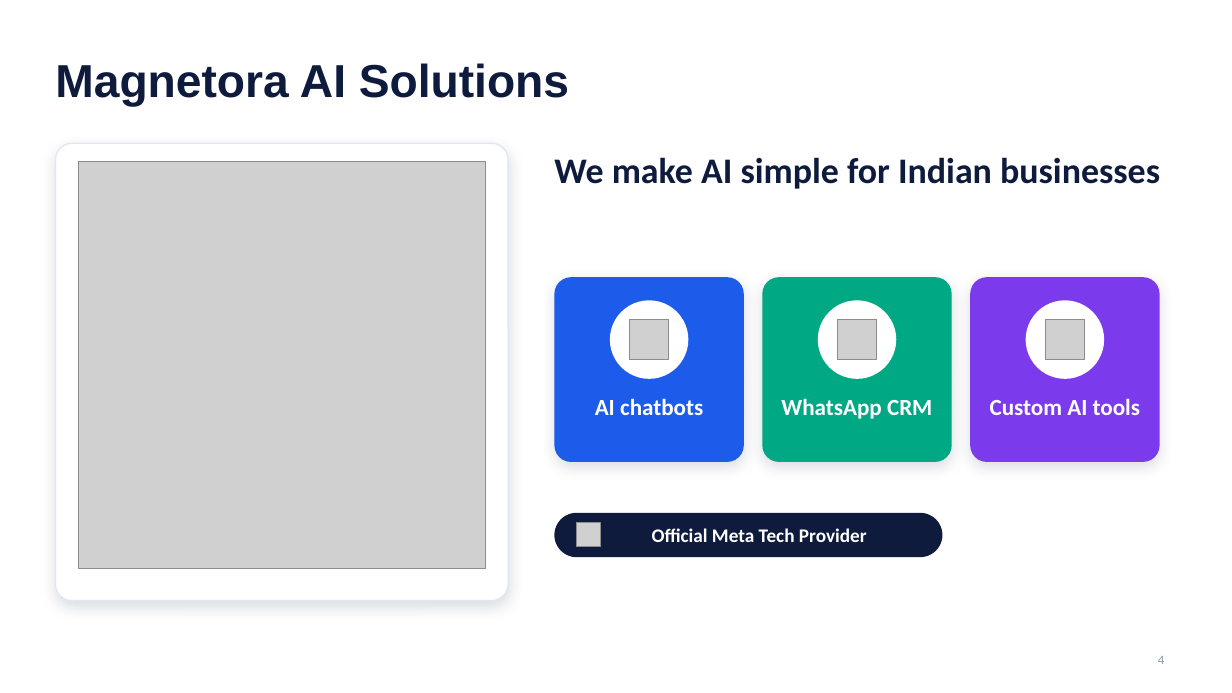
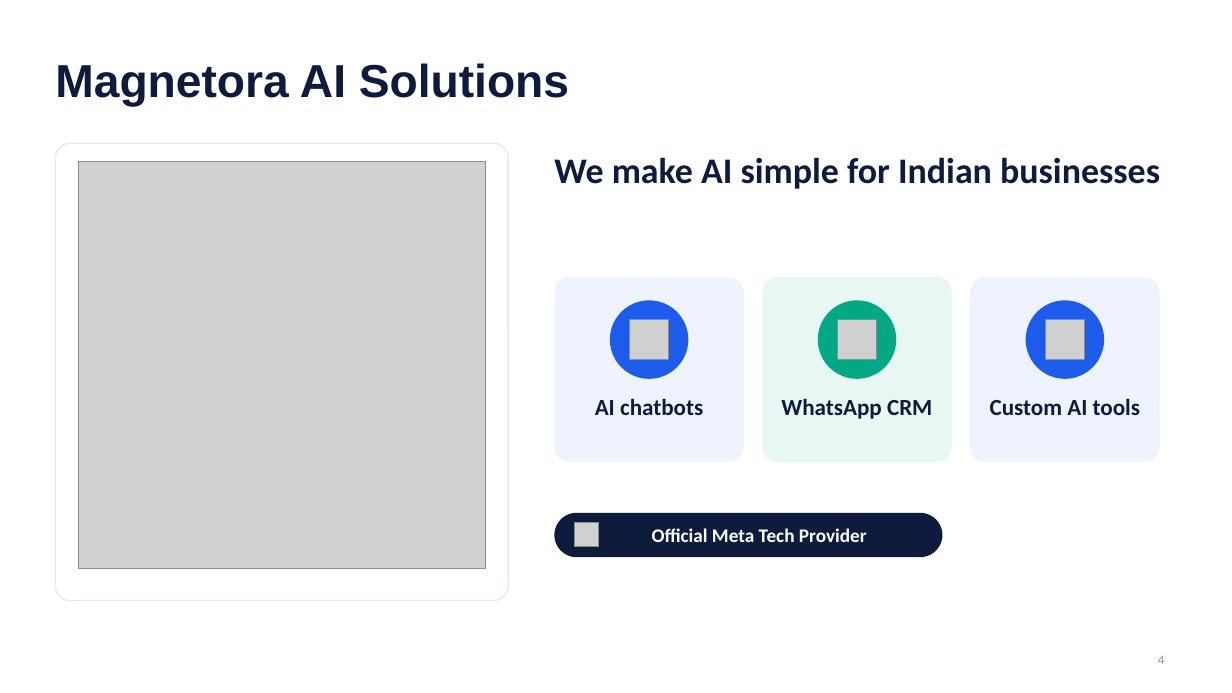
Before and after one commit to tejachennu/Marketing-CRM, a slide deck: slide 4 of docs/presentations/WAMA-CRM-Client-Presentation.pptx. Drawn at 1232x693 pixels with LibreOffice and Linux fonts; fonts in the diff are those of the drawing; grey boxes stand for pictures; background and template pictures are left out. Boxes give left, top, right and bottom in pixels: in the first picture for what was removed or moved away, otherwise in the second. Text is boxed around its words. In the diff, an @@ line names an element or a change of style, - is before the commit and + after.

```diff
--- a/docs/presentations/WAMA-CRM-Client-Presentation.pptx
+++ b/docs/presentations/WAMA-CRM-Client-Presentation.pptx
@@ rounded rectangle at (x1=55, y1=143, x2=508, y2=601): outline #E1E7F2 1 pt to #E3E8F2 1 pt; shadow off; proportions changed @@
@@ rounded rectangle at (x1=555, y1=277, x2=744, y2=462): fill #1D5BEA to #EEF3FE; shadow off; proportions changed @@
@@ rounded rectangle at (x1=762, y1=277, x2=952, y2=462): fill #00A884 to #E8F7F1; shadow off; proportions changed @@
@@ rounded rectangle at (x1=970, y1=277, x2=1160, y2=462): fill #7C3AED to #EEF3FE; shadow off; proportions changed @@
@@ ellipse at (x1=610, y1=300, x2=689, y2=379): fill #FFFFFF to #1D5BEA @@
@@ ellipse at (x1=818, y1=300, x2=897, y2=379): fill #FFFFFF to #00A884 @@
@@ ellipse at (x1=1026, y1=300, x2=1104, y2=379): fill #FFFFFF to #1D5BEA @@
@@ text colour #FFFFFF to #0E1B3D in 3 elements at (x1=595, y1=398, x2=703, y2=415), (x1=781, y1=398, x2=932, y2=419), (x1=990, y1=398, x2=1140, y2=415) @@
```
Also in this commit, not shown: 12 other slides changed, 2 slides added, 1 slide removed, 9 other files.
